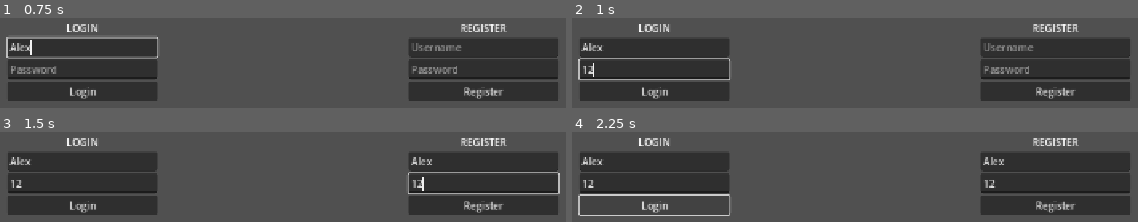
Above: before the commit, frames 1-4 (two rows, left to right).
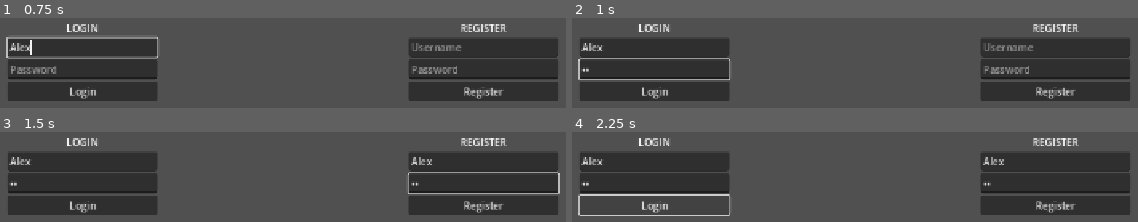
Above: after the commit, the same moments.

Repository: SnappyDragon64/horseshoe-client
Game: Godot game, scene res://game/main.tscn
Two runs of this game, one before a commit and one after it. Both use one fixed random seed, a clock stepped at 60 frames per second and the inputs below. The engine's default icon, where the game draws it, is replaced by a stand-in: a white triangle on a blue panel in a dark square.
Inputs (mouse positions are in pixels of both pictures, inside the frame that each line leads up to):
- Up to frame 1 (0.75 s): click (84, 47) at 0.52 s; type "Alex" at 0.6 s
- Up to frame 2 (1 s): click (656, 69) at 0.75 s; type "12" at 0.83 s; click (1053, 47) at 0.98 s
- Up to frame 3 (1.5 s): type "Alex" at 1.07 s; click (481, 183) at 1.27 s; type "12" at 1.35 s
- Up to frame 4 (2.25 s): click "Login" at 2 s

Frame 1 is identical in both runs. In frame 2, 0.1% of the frame differs, in the area x 1-4%, y 50-66%; in frame 3, 0.3%, in the area x 1-75%, y 50-66%; in frame 4, 0.3%.

Commit message:
Auth screen improvements

Diff:
--- a/game/ui/main_menu/auth_screen.tscn
+++ b/game/ui/main_menu/auth_screen.tscn
@@ -50,10 +50,17 @@
 [node name="LineEdit" type="LineEdit" parent="Panel/HBoxContainer/LoginContainer/VBoxContainer"]
 layout_mode = 2
 placeholder_text = "Username"
+max_length = 15
+drag_and_drop_selection_enabled = false
+caret_blink = true
 
 [node name="LineEdit2" type="LineEdit" parent="Panel/HBoxContainer/LoginContainer/VBoxContainer"]
 layout_mode = 2
 placeholder_text = "Password"
+max_length = 128
+drag_and_drop_selection_enabled = false
+caret_blink = true
+secret = true
 
 [node name="Button" type="Button" parent="Panel/HBoxContainer/LoginContainer/VBoxContainer"]
 layout_mode = 2
@@ -76,10 +83,17 @@
 [node name="LineEdit" type="LineEdit" parent="Panel/HBoxContainer/RegisterContainer/VBoxContainer"]
 layout_mode = 2
 placeholder_text = "Username"
+max_length = 15
+drag_and_drop_selection_enabled = false
+caret_blink = true
 
 [node name="LineEdit2" type="LineEdit" parent="Panel/HBoxContainer/RegisterContainer/VBoxContainer"]
 layout_mode = 2
 placeholder_text = "Password"
+max_length = 128
+drag_and_drop_selection_enabled = false
+caret_blink = true
+secret = true
 
 [node name="Button" type="Button" parent="Panel/HBoxContainer/RegisterContainer/VBoxContainer"]
 layout_mode = 2
